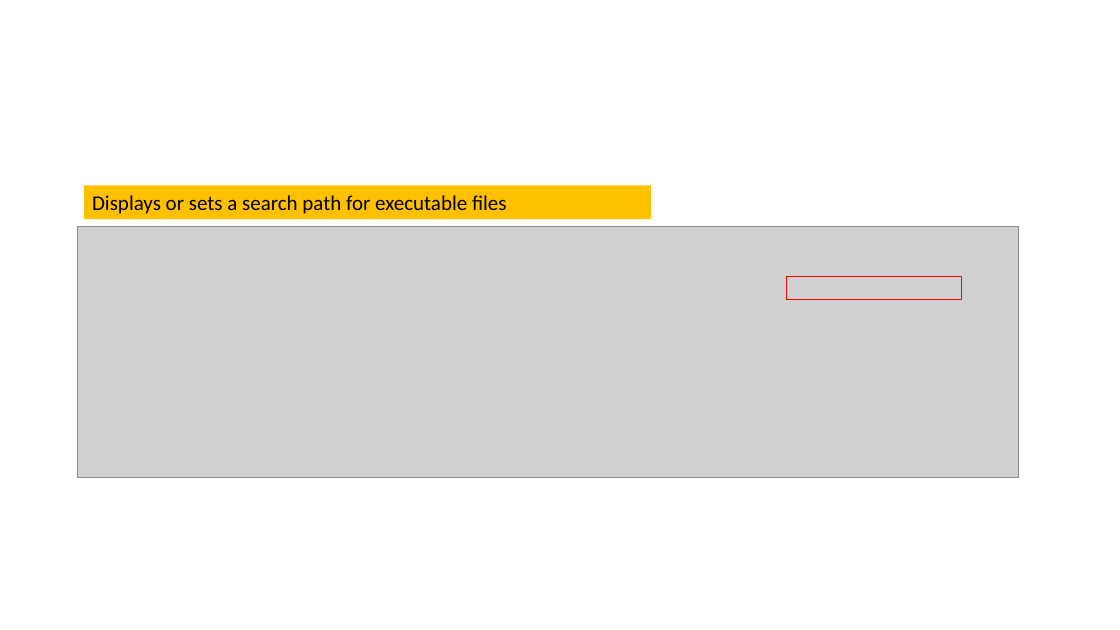
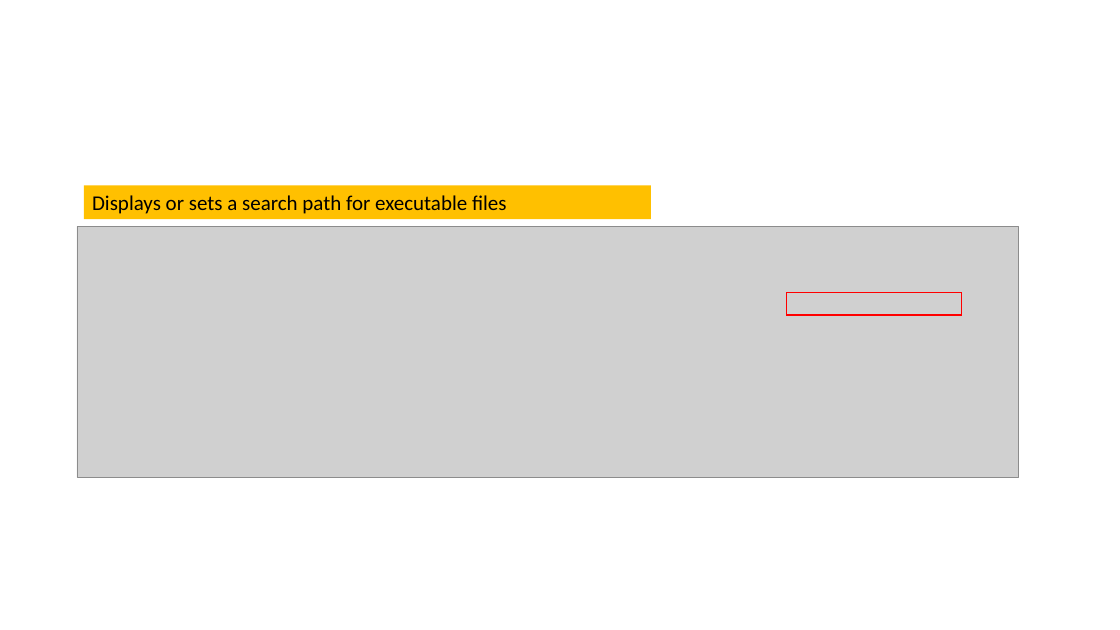
Before and after one commit to frankwxu/digital-forensics-lab, a slide deck: slide 14 of Basic_Computer_Skills_for_Forensics/2_Win_command_line_tutorial.pptx. Drawn at 1120x630 pixels with LibreOffice and Linux fonts; fonts in the diff are those of the drawing; grey boxes stand for pictures; background and template pictures are left out. Boxes give left, top, right and bottom in pixels: in the first picture for what was removed or moved away, otherwise in the second. Text is boxed around its words. In the diff, an @@ line names an element or a change of style, - is before the commit and + after.

```diff
--- a/Basic_Computer_Skills_for_Forensics/2_Win_command_line_tutorial.pptx
+++ b/Basic_Computer_Skills_for_Forensics/2_Win_command_line_tutorial.pptx
@@ rectangle: place and size @@
-rectangle at <box>786,276,962,299</box>
+rectangle at <box>786,292,962,315</box>
```
Also in this commit, not shown: 4 other slides changed.
